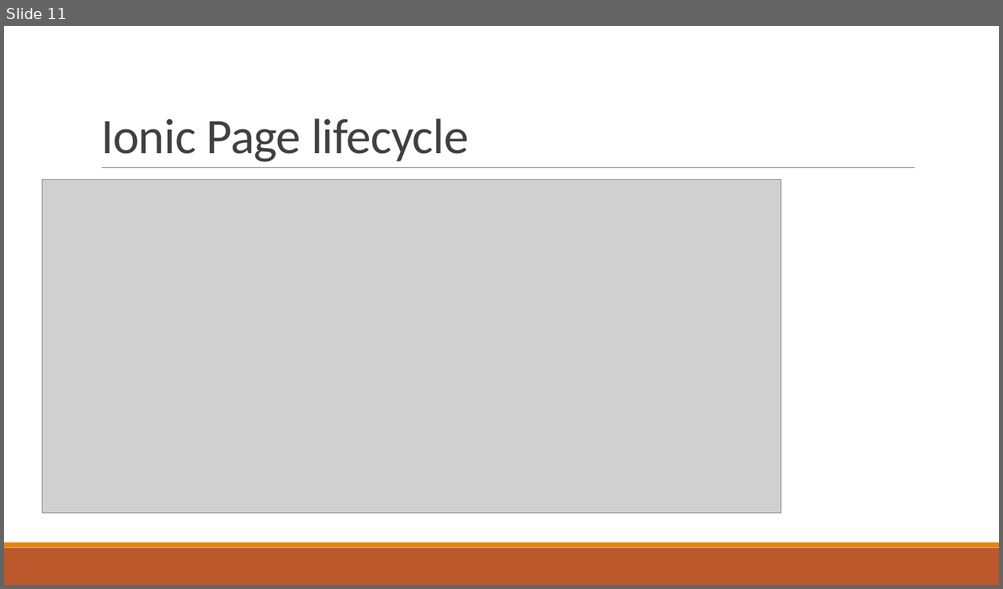
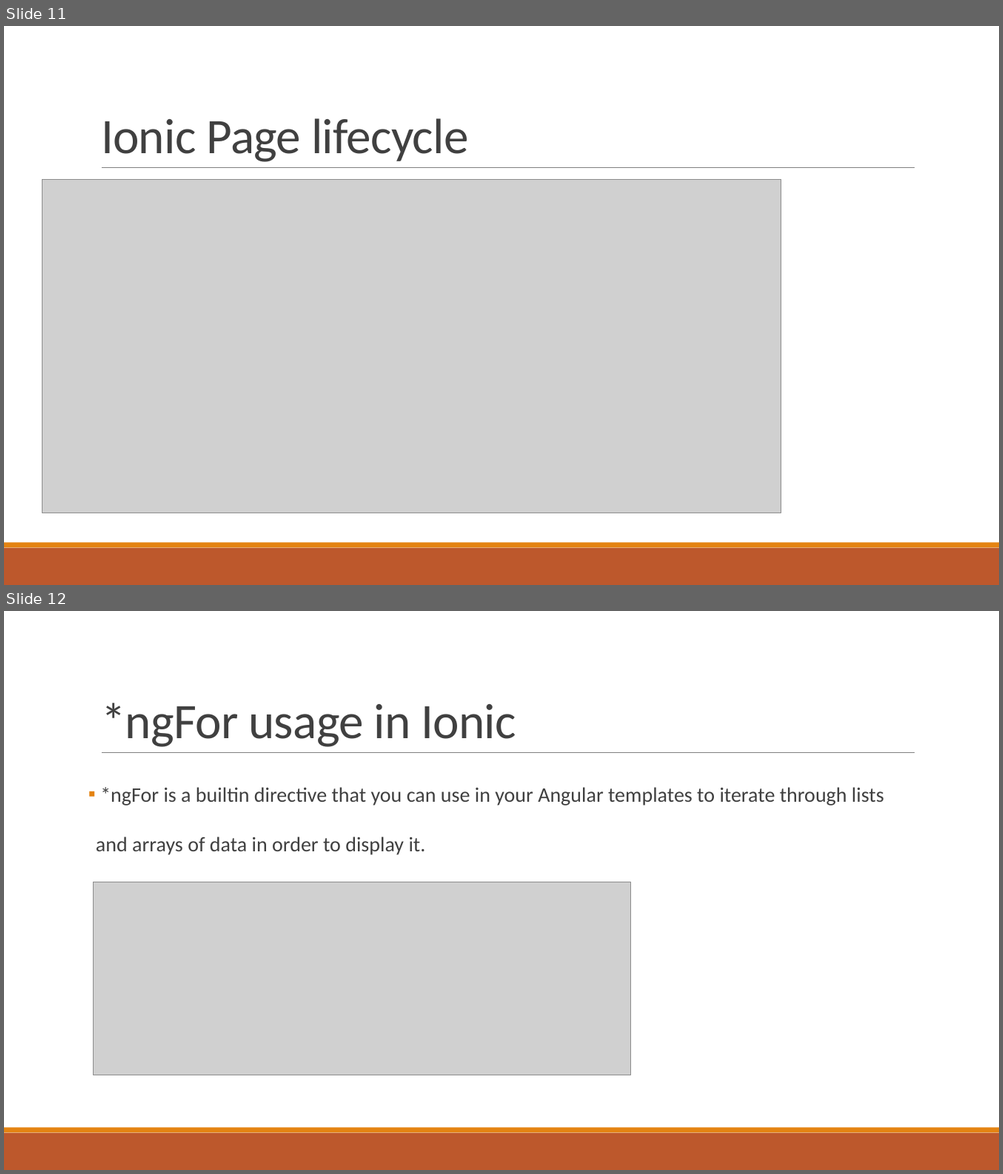
Before and after one commit to alamgirqazi/mobile-application-development-course, a slide deck: lecture 5/Lecture 5 - Mobile Application Development.pptx. Shown one above the other, each under a label of ours: slide 11 before the commit, slides 11 and 12 after it. The pictures are 1003x589 and 1003x1174 pixels, drawn with LibreOffice and Linux fonts; fonts in the diff are those of the drawing; grey boxes stand for pictures. Boxes give left, top, right and bottom in pixels: in the first picture for what was removed or moved away, otherwise in the second. Text is boxed around its words. In the diff, an @@ line names an element or a change of style, - is before the commit and + after.

```diff
--- a/lecture 5/Lecture 5 - Mobile Application Development.pptx
+++ b/lecture 5/Lecture 5 - Mobile Application Development.pptx
@@ slide 12 added at [4,611,999,1170], background #FFFFFF; not listed: 3 template elements that a slide beside it also shows @@
@@ title added at [101,703,516,747], 48 pt, text #404040 @@
+*ngFor usage in Ionic
@@ text added at [96,787,884,855], 20 pt, text #404040 @@
+▪ *ngFor is a builtin directive that you can use in your Angular templates to iterate through lists and arrays of data in order to display it.
@@ picture added at [94,883,631,1075] @@
```
Also in this commit, not shown: 3 other slides added, 3 other files.
